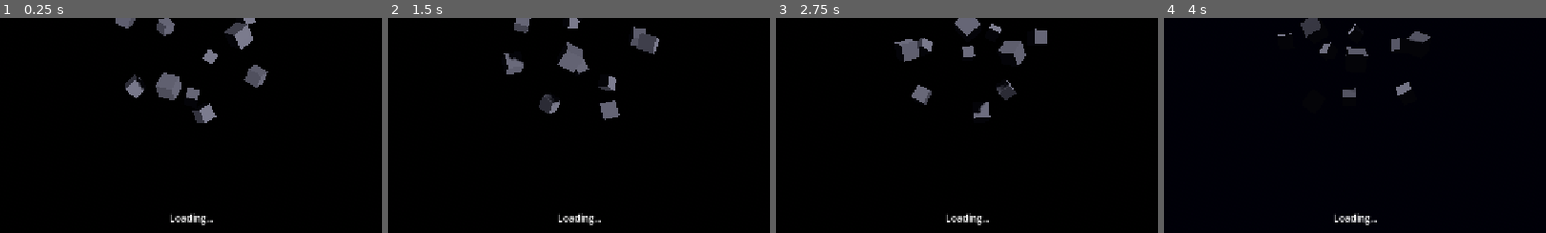
Above: before the commit, frames 1-4 (left to right).
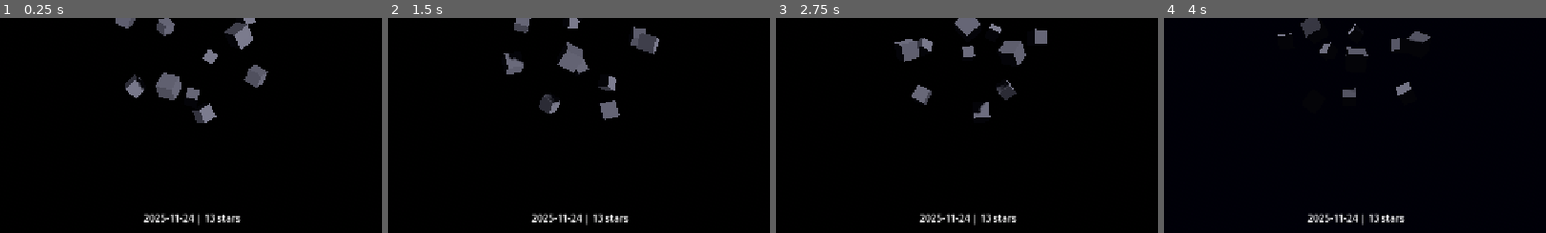
Above: after the commit, the same moments.

Repository: blugart-dev/moltbot-star-visualizer
Game: Godot game, scene res://scenes/main.tscn
The game is run twice, just before and just after one commit, with the same random seed, the same clock (stepped at 60 frames per second) and the same inputs.
Inputs (mouse positions are % of the whole screen's width and height, from its top left):
- Up to frame 1 (0.25 s): no input
- Up to frame 2 (1.5 s): tap Enter at 0.5 s; move the mouse to (72, 45) at 0.52 s; hold Shift 0.53-1.25 s; click (72, 45) at 0.67 s; tap Space at 1.25 s; drag from (30, 55) to (45, 70) at 1.27 s
- Up to frame 3 (2.75 s): tap Enter at 2 s; move the mouse to (60, 28) at 2.02 s; tap Ctrl at 2.1 s; click (60, 28) at 2.17 s
- Up to frame 4 (4 s): tap Space at 2.75 s; drag from (45, 70) to (20, 35) at 2.77 s; tap Enter at 3.5 s; move the mouse to (80, 65) at 3.52 s; tap Alt at 3.6 s; click (80, 65) at 3.67 s
The pictures show only the part of the screen within x 25-75%, y 44-94%; the shares and areas given below are measured in that part.

The runs differ from the first frame. In frame 1, 0.7% of the frame differs, in the area x 37-63%, y 90-97%; in frame 2, 0.7%; in frame 3, 0.7%; in frame 4, 0.7%.

Commit message:
fix: debug timeline initialization timing
Use call_deferred for coordinator lookup to ensure scene tree is ready.
Add _update_initial_state to display current date after connecting,
since the coordinator may have already emitted its initial signal.

Co-Authored-By: Claude Opus 4.5 <noreply@anthropic.com>

Diff:
--- a/scripts/ui/debug_timeline.gd
+++ b/scripts/ui/debug_timeline.gd
@@ -7,12 +7,20 @@
 
 @onready var _slider: HSlider = $HSlider
 @onready var _label: Label = $Label
-@onready var _coordinator: Node = get_node_or_null("/root/Main/VisualizationCoordinator")
+
+var _coordinator: Node
 
 
 func _ready() -> void:
 	_setup_slider()
+	# Defer coordinator lookup to ensure scene tree is fully ready
+	call_deferred("_deferred_setup")
+
+
+func _deferred_setup() -> void:
+	_coordinator = get_node_or_null("/root/Main/VisualizationCoordinator")
 	_connect_signals()
+	_update_initial_state()
 
 
 func _setup_slider() -> void:
@@ -29,6 +37,18 @@
 		_coordinator.date_updated.connect(_on_date_updated)
 
 
+func _update_initial_state() -> void:
+	if _coordinator:
+		var date: String = _coordinator.get_current_date()
+		var count: int = _coordinator.get_current_count()
+		if date != "":
+			_label.text = "%s | %d stars" % [date, count]
+		else:
+			_label.text = "No data loaded"
+	else:
+		_label.text = "Coordinator not found"
+
+
 func _on_slider_changed(value: float) -> void:
 	if _coordinator:
 		_coordinator.set_progress(value)
